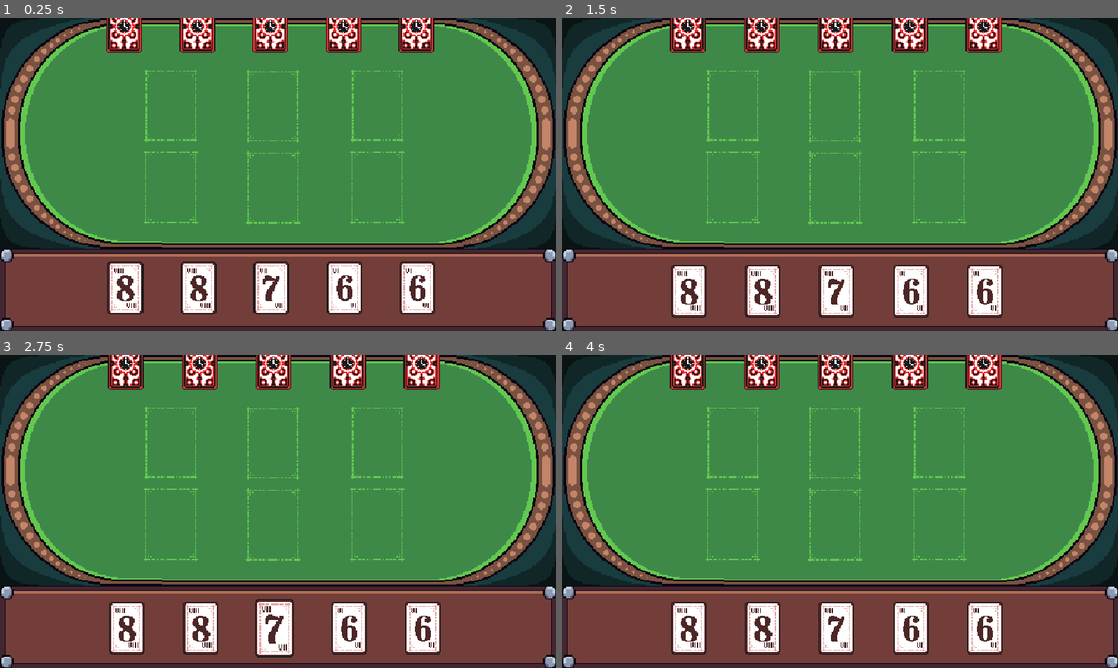
Above: before the commit, frames 1-4 (two rows, left to right).
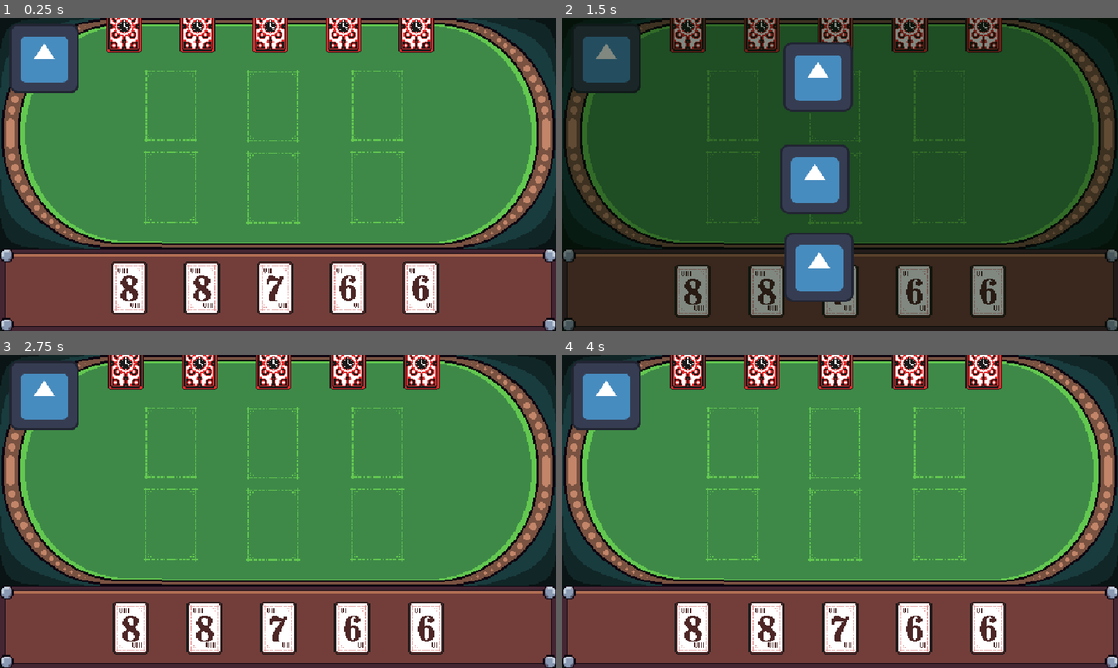
Above: after the commit, the same moments.

Repository: toenjes1/gamejam2025
Game: Godot game, scene res://scenes/world.tscn
Same seed, same stepped clock (60 frames per second), same inputs: the game is played once before the commit and once after it. The engine's default icon, where the game draws it, is replaced by a stand-in: a white triangle on a blue panel in a dark square.
Inputs (mouse positions are in pixels of both pictures, inside the frame that each line leads up to):
- Up to frame 1 (0.25 s): no input
- Up to frame 2 (1.5 s): click (606, 58) at 0.52 s; click (817, 77) at 1.27 s
- Up to frame 3 (2.75 s): click (255, 605) at 2.02 s
- Up to frame 4 (4 s): move the mouse to (962, 495) at 2.77 s; tap Enter at 3.5 s; move the mouse to (728, 527) at 3.52 s

The runs differ from the first frame. In frame 1, 5.6% of the frame differs, in the area x 1-79%, y 2-95%; in frame 2, 92%, in the area x 0-100%, y 0-100%; in frame 3, 5.8%; in frame 4, 5.6%.

Commit message:
implement basic mömu

Diff:
--- a/prefabs/hand.tscn
+++ b/prefabs/hand.tscn
@@ -50,7 +50,7 @@
 "
 
 [sub_resource type="RectangleShape2D" id="RectangleShape2D_uu4a1"]
-size = Vector2(611, 98)
+size = Vector2(610, 98)
 
 [sub_resource type="RectangleShape2D" id="RectangleShape2D_a6gvt"]
 size = Vector2(958, 245)
@@ -59,7 +59,7 @@
 script = SubResource("GDScript_uu4a1")
 
 [node name="CollisionShape2D" type="CollisionShape2D" parent="."]
-position = Vector2(305.5, 49)
+position = Vector2(305, 49)
 shape = SubResource("RectangleShape2D_uu4a1")
 disabled = true
 
--- /dev/null
+++ b/prefabs/menu.tscn
@@ -0,0 +1,146 @@
+[gd_scene load_steps=6 format=3 uid="uid://5imjke14lsdw"]
+
+[ext_resource type="Texture2D" uid="uid://7ll5deyfl15q" path="res://icon.svg" id="1_oeexw"]
+
+[sub_resource type="GDScript" id="GDScript_f06o2"]
+script/source = "extends Control
+
+@onready var anim_player = $AnimationPlayer
+
+var is_open: bool = false
+
+func _on_button_continue_pressed() -> void:
+	is_open = false
+	anim_player.play_backwards(\"fade_in\")
+
+func _on_button_exit_pressed() -> void:
+	print(\"pressed\")
+
+func _on_button_main_menu_pressed() -> void:
+	print(\"pressed\")
+
+func _on_button_menu_pressed() -> void:
+	is_open = true
+	anim_player.play(\"fade_in\")
+	visible = true
+
+func _on_animation_finished(anim_name: StringName) -> void:
+	if anim_name == \"fade_in\" and !is_open:
+		visible = false
+"
+
+[sub_resource type="Animation" id="Animation_oeexw"]
+resource_name = "fade_in"
+length = 0.5
+tracks/0/type = "value"
+tracks/0/imported = false
+tracks/0/enabled = true
+tracks/0/path = NodePath(".:position:y")
+tracks/0/interp = 1
+tracks/0/loop_wrap = true
+tracks/0/keys = {
+"times": PackedFloat32Array(0, 0.5),
+"transitions": PackedFloat32Array(0.5, 1),
+"update": 0,
+"values": [-50.0, 0.0]
+}
+tracks/1/type = "value"
+tracks/1/imported = false
+tracks/1/enabled = true
+tracks/1/path = NodePath(".:modulate")
+tracks/1/interp = 1
+tracks/1/loop_wrap = true
+tracks/1/keys = {
+"times": PackedFloat32Array(0, 0.5),
+"transitions": PackedFloat32Array(1, 1),
+"update": 0,
+"values": [Color(1, 1, 1, 0), Color(1, 1, 1, 1)]
+}
+
+[sub_resource type="Animation" id="Animation_f06o2"]
+length = 0.001
+tracks/0/type = "value"
+tracks/0/imported = false
+tracks/0/enabled = true
+tracks/0/path = NodePath(".:position:y")
+tracks/0/interp = 1
+tracks/0/loop_wrap = true
+tracks/0/keys = {
+"times": PackedFloat32Array(0),
+"transitions": PackedFloat32Array(1),
+"update": 0,
+"values": [-50.0]
+}
+tracks/1/type = "value"
+tracks/1/imported = false
+tracks/1/enabled = true
+tracks/1/path = NodePath(".:modulate")
+tracks/1/interp = 1
+tracks/1/loop_wrap = true
+tracks/1/keys = {
+"times": PackedFloat32Array(0),
+"transitions": PackedFloat32Array(1),
+"update": 0,
+"values": [Color(1, 1, 1, 1)]
+}
+
+[sub_resource type="AnimationLibrary" id="AnimationLibrary_f06o2"]
+_data = {
+&"RESET": SubResource("Animation_f06o2"),
+&"fade_in": SubResource("Animation_oeexw")
+}
+
+[node name="menu" type="Control"]
+layout_mode = 3
+anchors_preset = 0
+offset_top = -50.0
+offset_right = 1024.0
+offset_bottom = 526.0
+script = SubResource("GDScript_f06o2")
+
+[node name="ColorRect" type="ColorRect" parent="."]
+layout_mode = 0
+offset_right = 1024.0
+offset_bottom = 626.0
+color = Color(0, 0.0627451, 0, 0.498039)
+
+[node name="button_main_menu" type="TextureButton" parent="."]
+offset_left = 407.0
+offset_top = 44.0
+offset_right = 535.0
+offset_bottom = 172.0
+texture_normal = ExtResource("1_oeexw")
+texture_pressed = ExtResource("1_oeexw")
+texture_hover = ExtResource("1_oeexw")
+
+[node name="button_exit" type="TextureButton" parent="."]
+offset_left = 401.0
+offset_top = 232.0
+offset_right = 529.0
+offset_bottom = 360.0
+texture_normal = ExtResource("1_oeexw")
+texture_pressed = ExtResource("1_oeexw")
+texture_hover = ExtResource("1_oeexw")
+
+[node name="button_continue" type="TextureButton" parent="."]
+layout_mode = 0
+offset_left = 409.0
+offset_top = 394.0
+offset_right = 537.0
+offset_bottom = 522.0
+texture_normal = ExtResource("1_oeexw")
+texture_pressed = ExtResource("1_oeexw")
+texture_hover = ExtResource("1_oeexw")
+
+[node name="AnimationPlayer" type="AnimationPlayer" parent="."]
+libraries = {
+&"": SubResource("AnimationLibrary_f06o2")
+}
+
+[connection signal="button_up" from="button_main_menu" to="." method="_on_button_main_menu_pressed"]
+[connection signal="toggled" from="button_main_menu" to="." method="_on_button_main_menu_toggled"]
+[connection signal="button_up" from="button_exit" to="." method="_on_button_exit_pressed"]
+[connection signal="toggled" from="button_exit" to="." method="_on_button_exit_toggled"]
+[connection signal="button_up" from="button_continue" to="." method="_on_button_continue_pressed"]
+[connection signal="toggled" from="button_continue" to="." method="_on_button_continue_toggled"]
+[connection signal="animation_finished" from="AnimationPlayer" to="." method="_on_animation_finished"]
--- a/scenes/world.tscn
+++ b/scenes/world.tscn
@@ -1,9 +1,11 @@
-[gd_scene load_steps=6 format=3 uid="uid://brdcotededjl4"]
+[gd_scene load_steps=8 format=3 uid="uid://brdcotededjl4"]
 
-[ext_resource type="Texture2D" uid="uid://bbdhuh8f3c30i" path="res://assets/images/backdrop_elements/background.png" id="1_k0juu"]
+[ext_resource type="Texture2D" uid="uid://chqblap3qbbjh" path="res://assets/images/backdrop_elements/background.png" id="1_k0juu"]
 [ext_resource type="PackedScene" uid="uid://21g32hmxh8h5" path="res://prefabs/hand.tscn" id="1_nnsk1"]
 [ext_resource type="PackedScene" uid="uid://cdcpxpfojuaeq" path="res://prefabs/drop_spot.tscn" id="2_rwgxs"]
 [ext_resource type="PackedScene" uid="uid://dh0jkpep4cp4u" path="res://prefabs/enemy_hand.tscn" id="4_k0juu"]
+[ext_resource type="PackedScene" uid="uid://5imjke14lsdw" path="res://prefabs/menu.tscn" id="5_i7141"]
+[ext_resource type="Texture2D" uid="uid://7ll5deyfl15q" path="res://icon.svg" id="5_qfnet"]
 
 [sub_resource type="GDScript" id="GDScript_4wyf3"]
 resource_name = "puppetmaster"
@@ -28,7 +30,7 @@
 position = Vector2(198, -34)
 
 [node name="hand" parent="." instance=ExtResource("1_nnsk1")]
-position = Vector2(200, 453)
+position = Vector2(207, 453)
 
 [node name="drop_spot" parent="." instance=ExtResource("2_rwgxs")]
 position = Vector2(260, 236)
@@ -38,3 +40,17 @@
 
 [node name="drop_spot3" parent="." instance=ExtResource("2_rwgxs")]
 position = Vector2(640, 236)
+
+[node name="button_menu" type="TextureButton" parent="."]
+offset_left = 17.0
+offset_top = 10.0
+offset_right = 57.0
+offset_bottom = 50.0
+texture_normal = ExtResource("5_qfnet")
+texture_pressed = ExtResource("5_qfnet")
+texture_hover = ExtResource("5_qfnet")
+
+[node name="menu" parent="." instance=ExtResource("5_i7141")]
+visible = false
+
+[connection signal="button_up" from="button_menu" to="menu" method="_on_button_menu_pressed"]
Not shown, changed: assets/images/backdrop_elements/background.png.import
